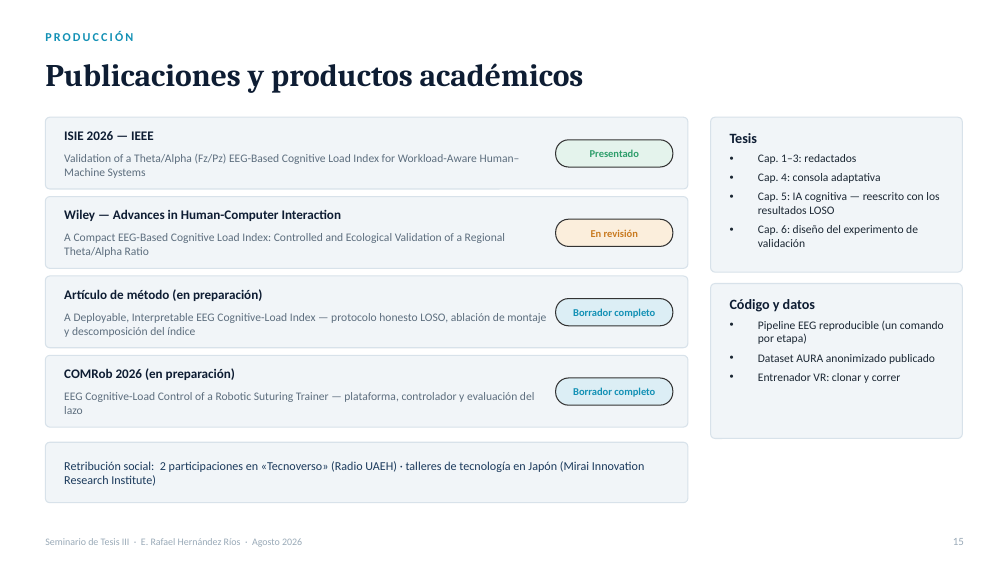
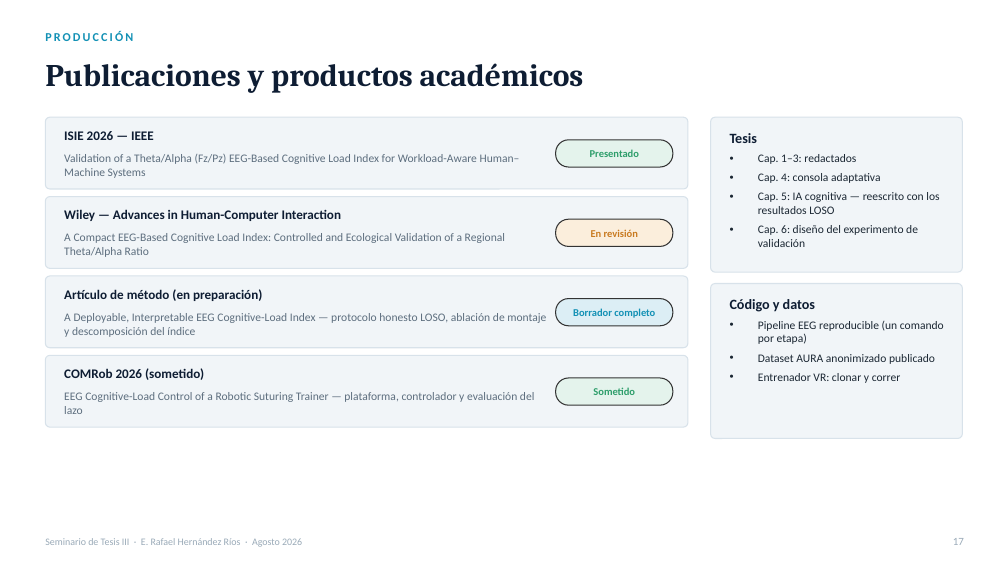
Before and after one commit to rafaelhernandezrios/PHD, a slide deck: slide 18 of Planeacion/Seminario_de_Tesis_III.pptx (slide 16 before the commit). Drawn at 1008x567 pixels with LibreOffice and Linux fonts; fonts in the diff are those of the drawing. Boxes give left, top, right and bottom in pixels: in the first picture for what was removed or moved away, otherwise in the second. Text is boxed around its words. In the diff, an @@ line names an element or a change of style, - is before the commit and + after.

```diff
--- a/Planeacion/Seminario_de_Tesis_III.pptx
+++ b/Planeacion/Seminario_de_Tesis_III.pptx
@@ text at (64, 368, 204, 380): text changed @@
-COMRob 2026 (en preparación)
+COMRob 2026 (sometido)
@@ rounded rectangle at (556, 378, 673, 405): fill #DCEEF5 to #E4F3EC @@
@@ text at (593, 387, 635, 395): text changed; text colour #1391B5 to #2E9E6B @@
-Borrador completo
+Sometido
@@ rounded rectangle removed at (45, 442, 688, 503) @@
@@ text removed at (64, 461, 645, 486) @@
-Retribución social: 2 participaciones en «Tecnoverso» (Radio UAEH) · talleres de tecnología en Japón (Mirai Innovation Research Institute)
```
Also in this commit, not shown: 7 other slides changed, 10 slides added, 8 slides removed, 36 other files.
